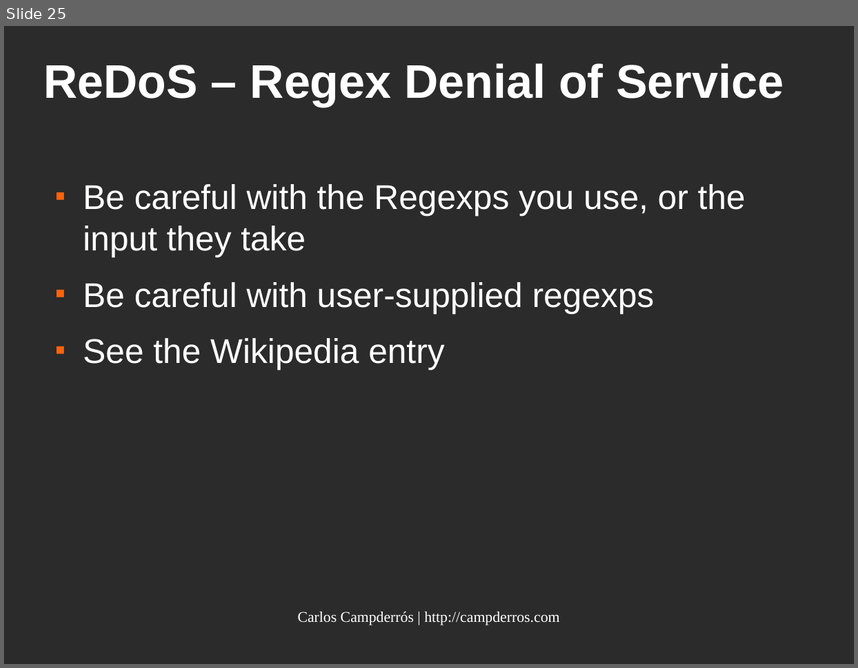
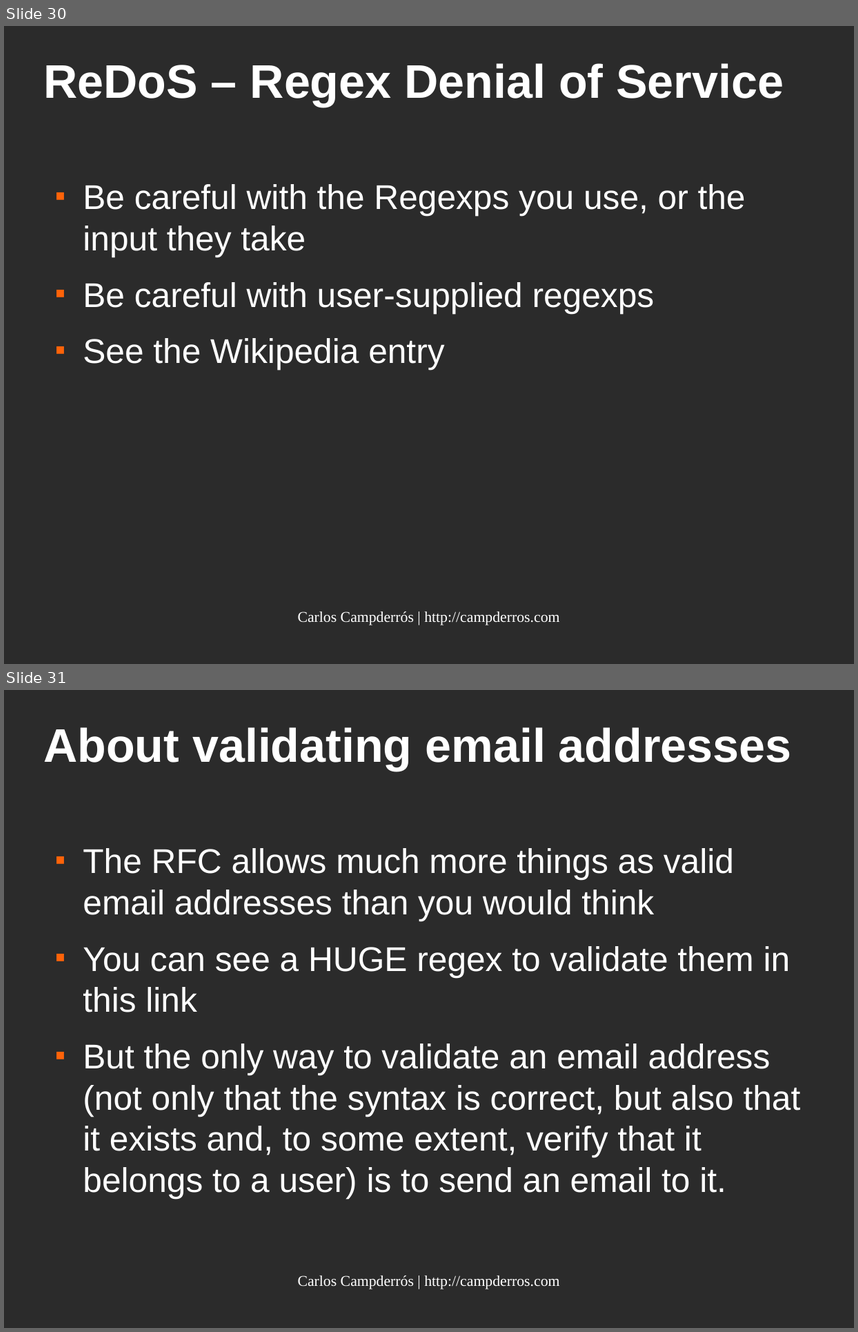
Before and after one commit to kampde/phpRegexTest, a slide deck: regular_expressions.odp. Shown one above the other, each under a label of ours: slide 25 before the commit, slides 30 and 31 after it. The pictures are 858x668 and 858x1332 pixels, drawn with LibreOffice and Linux fonts; fonts in the diff are those of the drawing; background and template pictures are left out; a plain dark background stands for a picture behind light text. Boxes give left, top, right and bottom in pixels: in the first picture for what was removed or moved away, otherwise in the second. Text is boxed around its words. In the diff, an @@ line names an element or a change of style, - is before the commit and + after.

```diff
--- a/regular_expressions.odp
+++ b/regular_expressions.odp
@@ slide 31 added at <box>4,690,854,1328</box>, background picture (left out) @@
@@ title added at <box>43,727,792,771</box>, 44 pt, text #FFFFFF, bold @@
+About validating email addresses
@@ text added at <box>83,848,801,1198</box>, 32 pt, text #FFFFFF @@
+■ The RFC allows much more things as valid email addresses than you would think
+■ You can see a HUGE regex to validate them in this link
+■ But the only way to validate an email address (not only that the syntax is correct, but also that it exists and, to some extent, verify that it belongs to a user) is to send an email to it.
@@ text added at <box>298,1275,559,1289</box>, 14 pt, text #FFFFFF @@
+Carlos Campderrós | http://campderros.com
@@ what was slide 25 is now slide 30 @@
```
Also in this commit, not shown: 1 slide changed, 7 other slides added.
